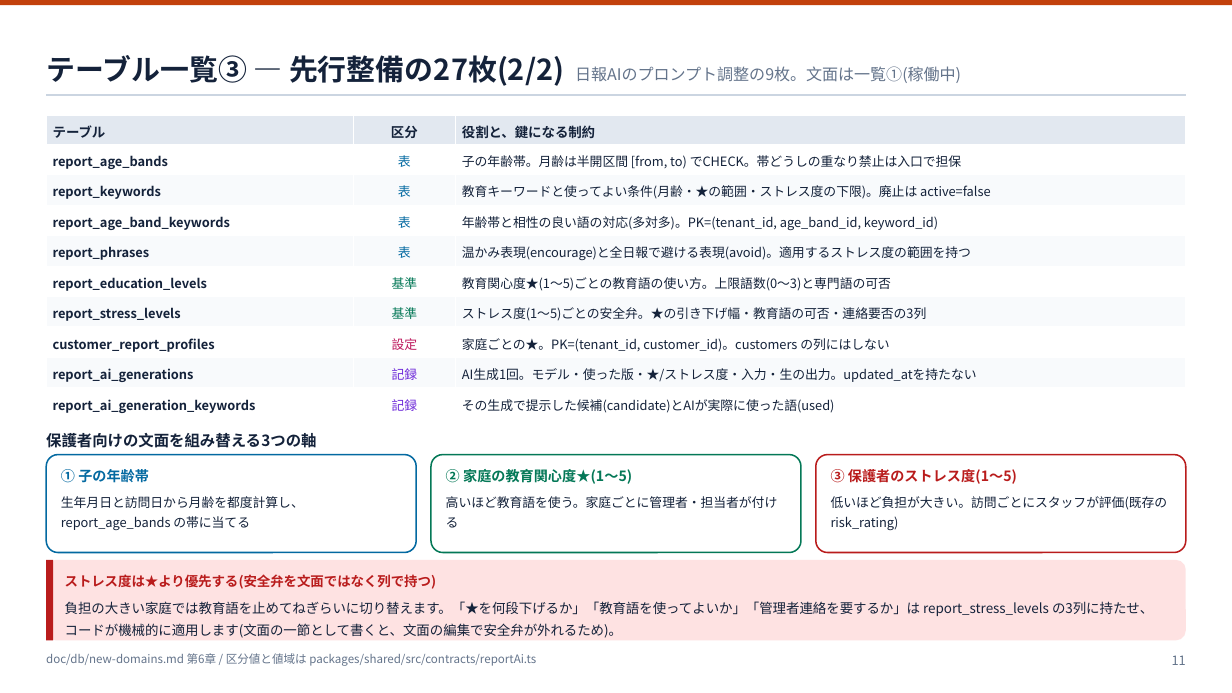
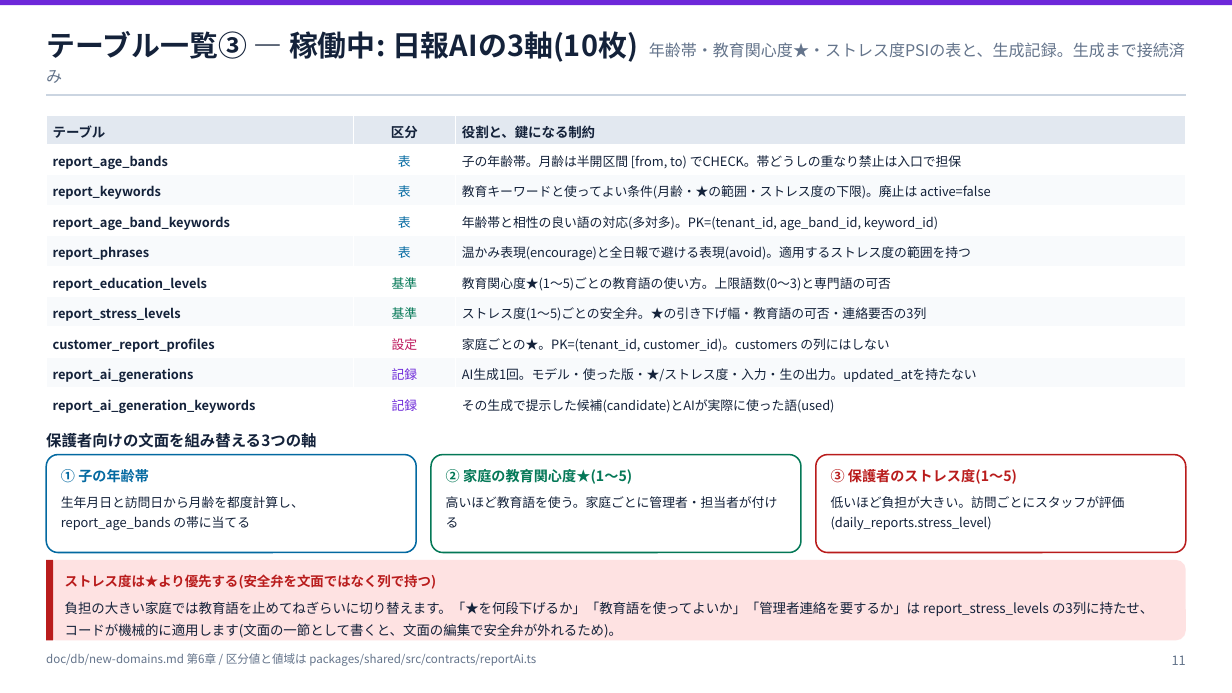
Before and after one commit to ohru131/katahimo-app, a slide deck: slide 11 of doc/slides/db-review.pptx. Drawn at 1232x693 pixels with LibreOffice and Linux fonts; fonts in the diff are those of the drawing. Boxes give left, top, right and bottom in pixels: in the first picture for what was removed or moved away, otherwise in the second. Text is boxed around its words. In the diff, an @@ line names an element or a change of style, - is before the commit and + after.

```diff
--- a/doc/slides/db-review.pptx
+++ b/doc/slides/db-review.pptx
@@ rectangle at bbox=[0, 0, 1232, 6]: fill #C2410C to #6D28D9 @@
@@ text at bbox=[46, 31, 1185, 83]: text changed @@
-テーブル一覧③ — 先行整備の27枚(2/2) 日報AIのプロンプト調整の9枚。文面は一覧①(稼働中)
+テーブル一覧③ — 稼働中: 日報AIの3軸(10枚) 年齢帯・教育関心度★・ストレス度PSIの表と、生成記録。生成まで接続済み
@@ text at bbox=[831, 496, 1125, 530]: text changed @@
-低いほど負担が大きい。訪問ごとにスタッフが評価(既存の risk_rating)
+低いほど負担が大きい。訪問ごとにスタッフが評価(daily_reports.stress_level)
```
Also in this commit, not shown: 11 other slides changed, 11 other files.
